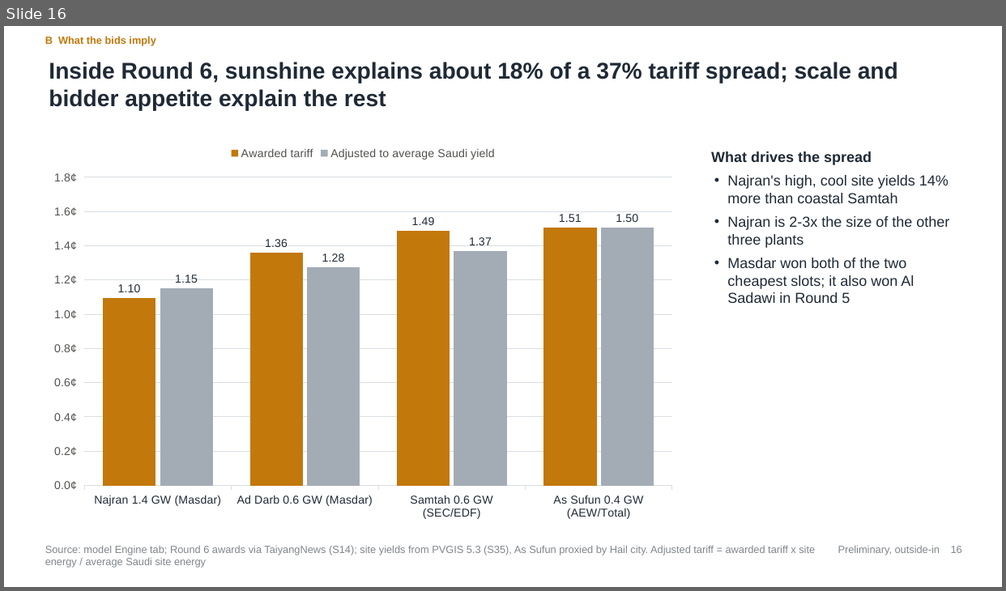
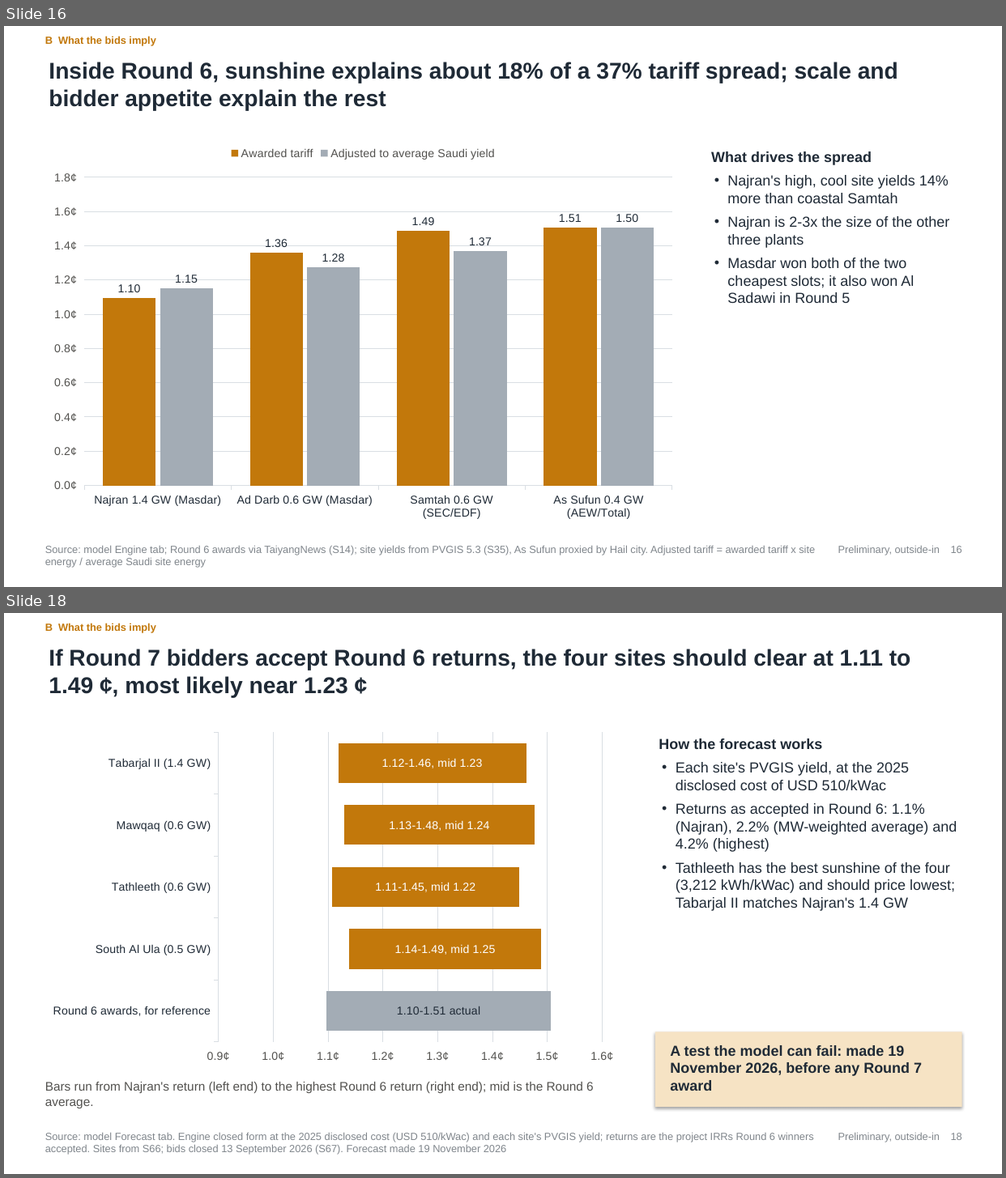
Before and after one commit to nightraven4545/Gulf-Solar, a slide deck: deck/NREP_Tariff_Replicability.pptx. Shown one above the other, each under a label of ours: slide 16 before the commit, slides 16 and 18 after it; the slides between them are not shown. The pictures are 1006x591 and 1006x1178 pixels, drawn with LibreOffice and Linux fonts; fonts in the diff are those of the drawing. Boxes give left, top, right and bottom in pixels: in the first picture for what was removed or moved away, otherwise in the second. Text is boxed around its words. In the diff, an @@ line names an element or a change of style, - is before the commit and + after.

Commit message:
Add the Round 7 forecast slide and Oman's track record to the deck and docs

```diff
--- a/deck/NREP_Tariff_Replicability.pptx
+++ b/deck/NREP_Tariff_Replicability.pptx
@@ slide 18 added at [4, 613, 1002, 1174], background #FFFFFF @@
@@ text added at [45, 622, 155, 632], 10 pt, text #C2780B, bold @@
+B What the bids imply
@@ title added at [49, 649, 911, 698], 22 pt, text #1F2A36, bold @@
+If Round 7 bidders accept Round 6 returns, the four sites should clear at 1.11 to 1.49 ¢, most likely near 1.23 ¢
@@ bar stacked chart added at [41, 726, 625, 1070] @@
+categories: Round 6 awards, for reference, South Al Ula (0.5 GW), Tathleeth (0.6 GW), Mawqaq (0.6 GW), Tabarjal II (1.4 GW)
+Series 1: 1.1, 1.14, 1.11, 1.13, 1.12
+Series 2: 0.41, 0.35, 0.34, 0.35, 0.34
@@ text added at [658, 739, 957, 911], 14 pt, text #1F2A36 @@
+How the forecast works
+• Each site's PVGIS yield, at the 2025 disclosed cost of USD 510/kWac
+• Returns as accepted in Round 6: 1.1% (Najran), 2.2% (MW-weighted average) and 4.2% (highest)
+• Tathleeth has the best sunshine of the four (3,212 kWh/kWac) and should price lowest; Tabarjal II matches Najran's 1.4 GW
@@ rectangle added at [655, 1033, 962, 1107], fill #F6E3C4 @@
@@ text added at [670, 1046, 922, 1091], 14 pt, text #1F2A36, bold @@
+A test the model can fail: made 19 November 2026, before any Round 7 award
@@ text added at [45, 1082, 594, 1109], 12 pt, text #52514E @@
+Bars run from Najran's return (left end) to the highest Round 6 return (right end); mid is the Round 6 average.
@@ text added at [45, 1133, 814, 1155], 10 pt, text #80868C @@
+Source: model Forecast tab. Engine closed form at the 2025 disclosed cost (USD 510/kWac) and each site's PVGIS yield; returns are the project IRRs Round 6 winners accepted. Sites from S66; bids closed 13 September 2026 (S67). Forecast made 19 November 2026
@@ text added at [838, 1133, 940, 1143], 10 pt, text #80868C @@
+Preliminary, outside-in
@@ text added at [951, 1133, 962, 1140], 10 pt, text #80868C @@
+18
```
Also in this commit, not shown: 13 slides changed, 7 other files.
